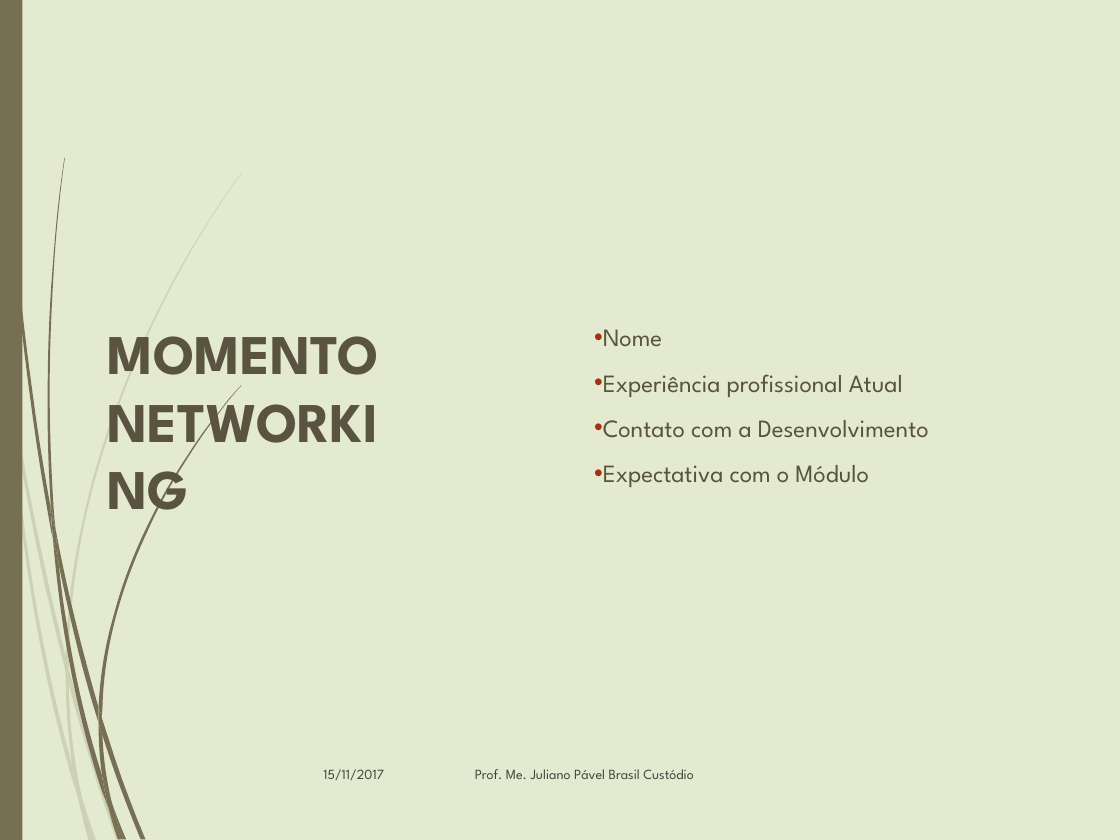
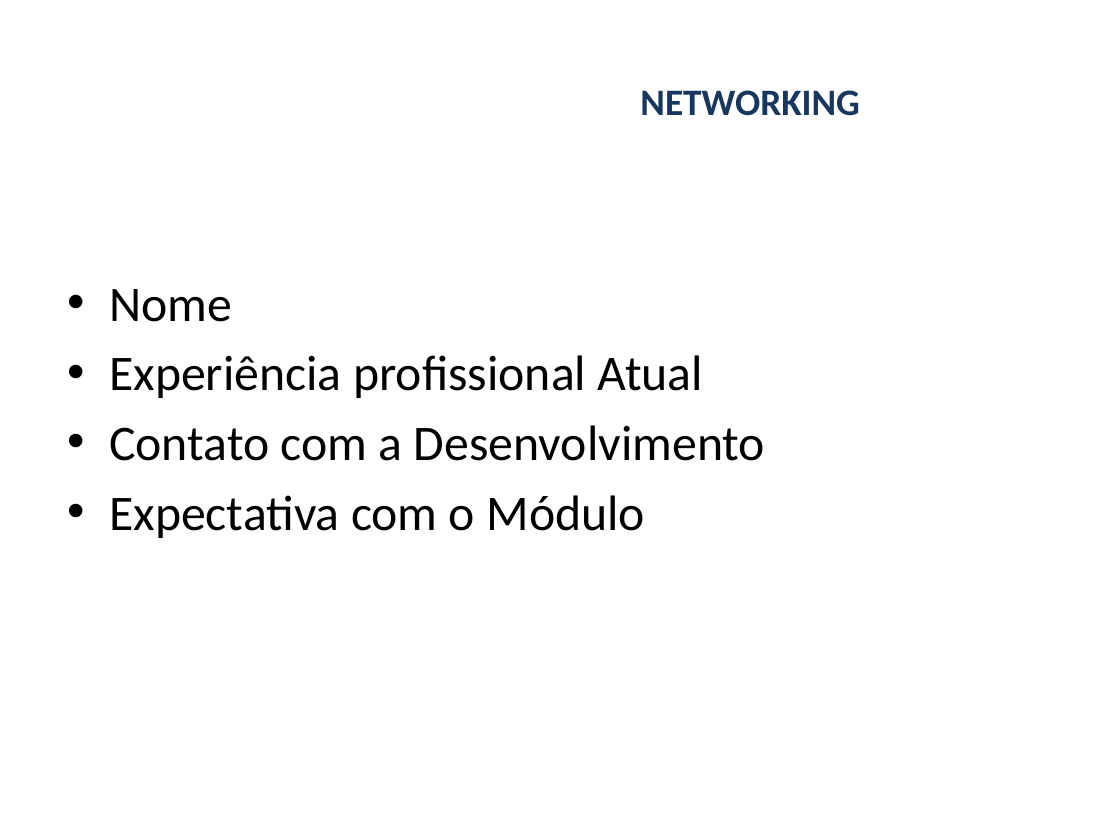
Before and after one commit to alexfdealmeida/alfa-eaes-servicos, a slide deck: slide 3 of slides/Arquitetura Orientada a Serviços.pptx (slide 2 before the commit). Drawn at 1120x840 pixels with LibreOffice and Linux fonts; fonts in the diff are those of the drawing; background and template pictures are left out. Boxes give left, top, right and bottom in pixels: in the first picture for what was removed or moved away, otherwise in the second. Text is boxed around its words. In the diff, an @@ line names an element or a change of style, - is before the commit and + after.

```diff
--- a/slides/Arquitetura Orientada a Serviços.pptx
+++ b/slides/Arquitetura Orientada a Serviços.pptx
@@ background #E3EACF to picture (left out) @@
@@ rectangle removed at (0,0,22,840) @@
@@ title added at (640,90,860,116), 24 pt, text #17375E, bold @@
+NETWORKING
@@ text "Nome": place and size @@
-text "Nome" at (603,329,929,487)
+text "Nome" at (109,289,765,538)
@@ text "Nome" at (109,289,765,538): size 16 to 32 pt, font League Spartan to Calibri, text colour #59533F to #000000; list level 2 to 1 in "Nome"; list level 2 to 1 in "Experiência profissional Atual"; list level 2 to 1 in "Contato com a Desenvolvimento"; list level 2 to 1 in "Expectativa com o Módulo"; vertical alignment middle to top @@
@@ text removed at (107,336,379,391) @@
-MOMENTO NETWORKING
@@ group removed at (0,171,243,840): 10 freeform shapes @@
@@ group removed at (2,0,242,840): 12 freeform shapes @@
@@ text removed at (323,769,384,780) @@
-15/11/2017
@@ text removed at (475,769,693,779) @@
-Prof. Me. Juliano Pável Brasil Custódio
@@ text added at (56,799,540,840), 16 pt, text #FFFFFF, italic @@
+JULIANO PÁVEL
```
Also in this commit, not shown: 3 other slides changed, 13 slides added, 10 slides removed.
